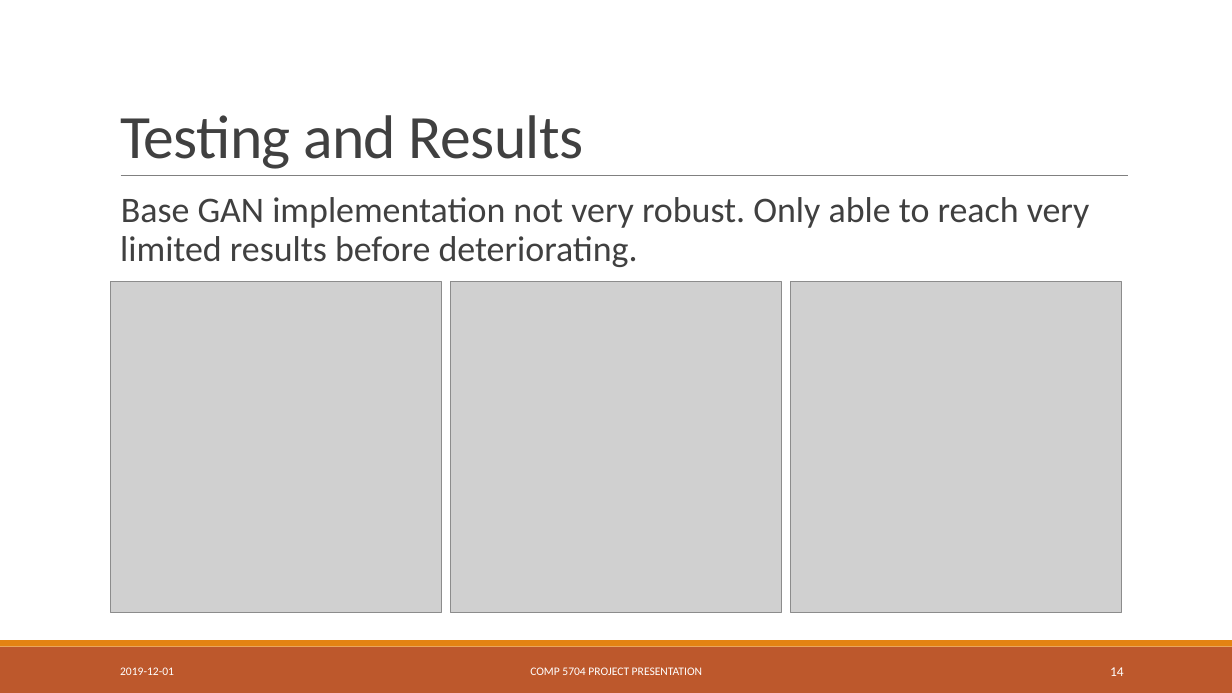
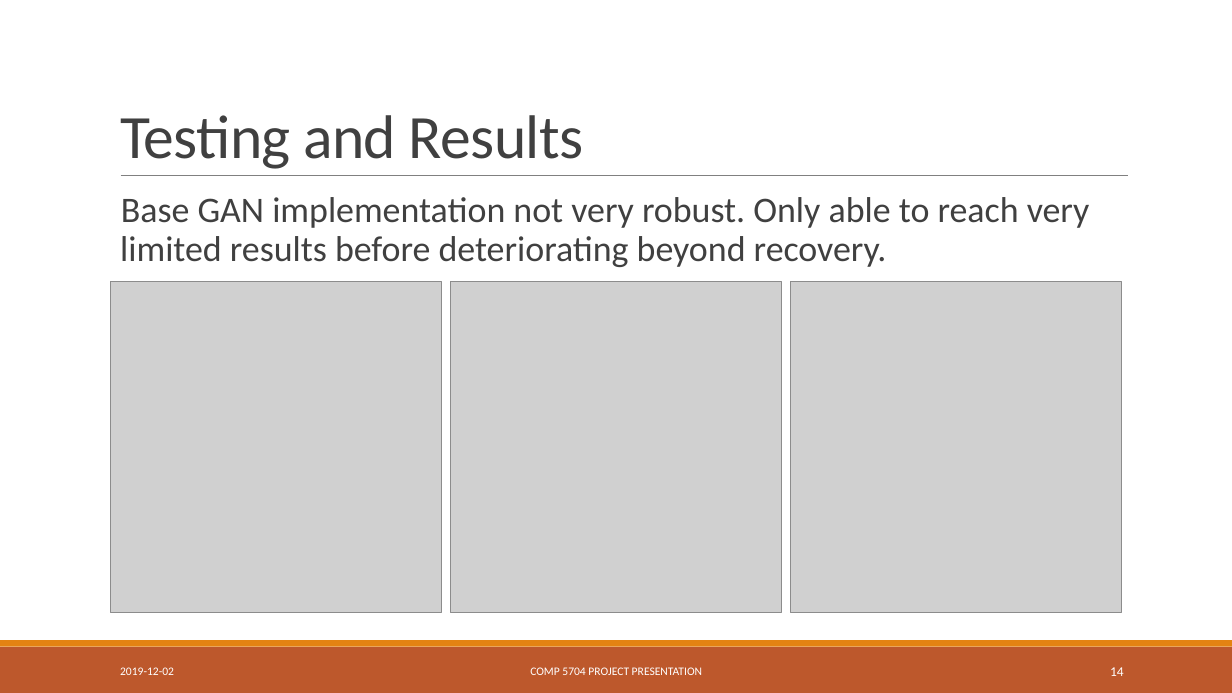
Before and after one commit to omiddavoodi/omiddavoodi.github.io, a slide deck: slide 14 of comp5704/Evaluating the MD-GAN architecture for distributed training of.pptx. Drawn at 1232x693 pixels with LibreOffice and Linux fonts; fonts in the diff are those of the drawing; grey boxes stand for pictures. Boxes give left, top, right and bottom in pixels: in the first picture for what was removed or moved away, otherwise in the second. Text is boxed around its words. In the diff, an @@ line names an element or a change of style, - is before the commit and + after.

```diff
--- a/comp5704/Evaluating the MD-GAN architecture for distributed training of.pptx
+++ b/comp5704/Evaluating the MD-GAN architecture for distributed training of.pptx
@@ text at (120, 197, 1090, 267): text changed @@
-  Base GAN implementation not very robust. Only able to reach very limited results before deteriorating.
+  Base GAN implementation not very robust. Only able to reach very limited results before deteriorating beyond recovery.
@@ text at (120, 667, 174, 675): text changed @@
-2019-12-01
+2019-12-02
```
Also in this commit, not shown: 19 other slides changed, 17 other files.
